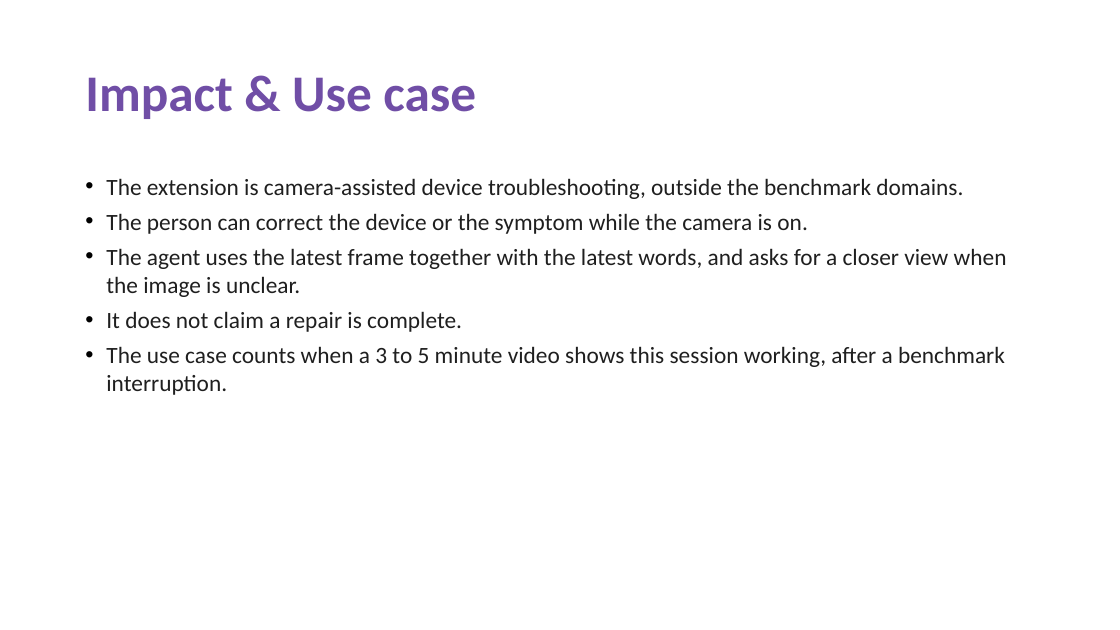
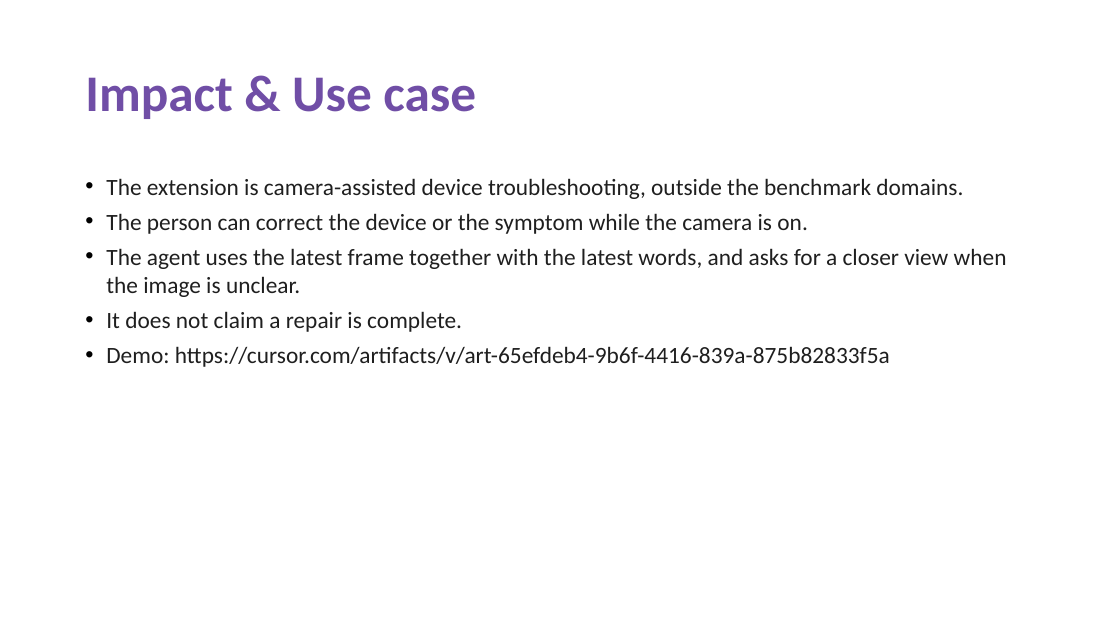
Before and after one commit to AdityaVKochar/Interra, a slide deck: slide 5 of docs/Interra_Theme05_submission.pptx. Drawn at 1120x630 pixels with LibreOffice and Linux fonts; fonts in the diff are those of the drawing. Boxes give left, top, right and bottom in pixels: in the first picture for what was removed or moved away, otherwise in the second. Text is boxed around its words. In the diff, an @@ line names an element or a change of style, - is before the commit and + after.

```diff
--- a/docs/Interra_Theme05_submission.pptx
+++ b/docs/Interra_Theme05_submission.pptx
@@ text at (x1=106, y1=346, x2=890, y2=367): text changed @@
-• The use case counts when a 3 to 5 minute video shows this session working, after a benchmark interruption.
+• Demo: https://cursor.com/artifacts/v/art-65efdeb4-9b6f-4416-839a-875b82833f5a
```
Also in this commit, not shown: 3 other slides changed, 4 other files.
